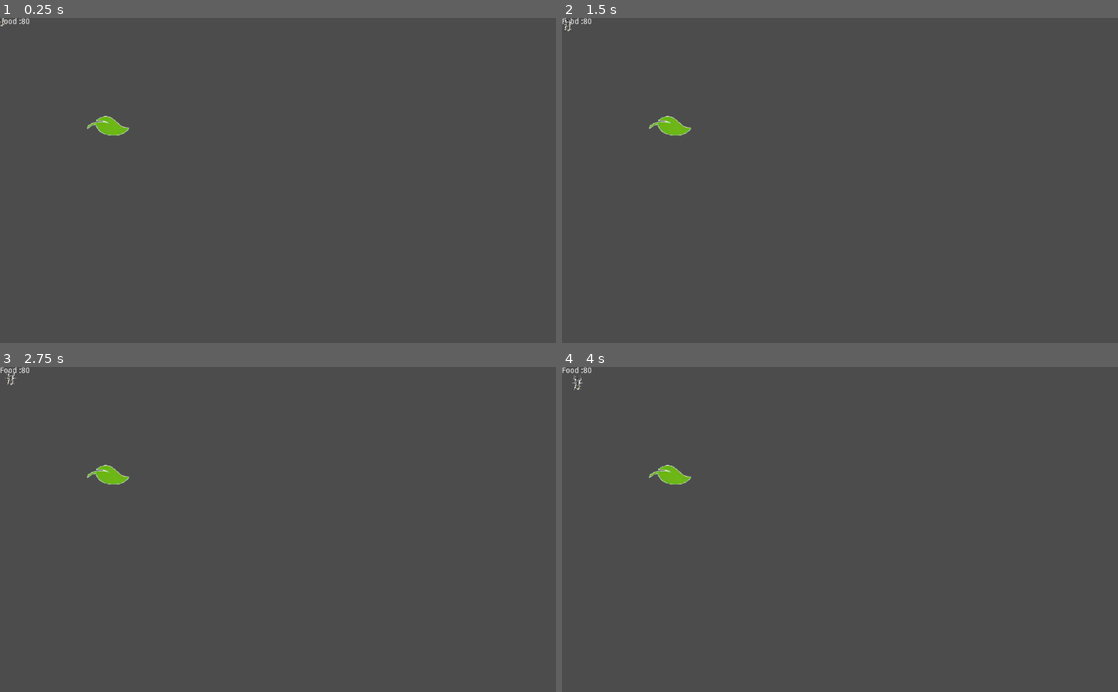
Above: before the commit, frames 1-4 (two rows, left to right).
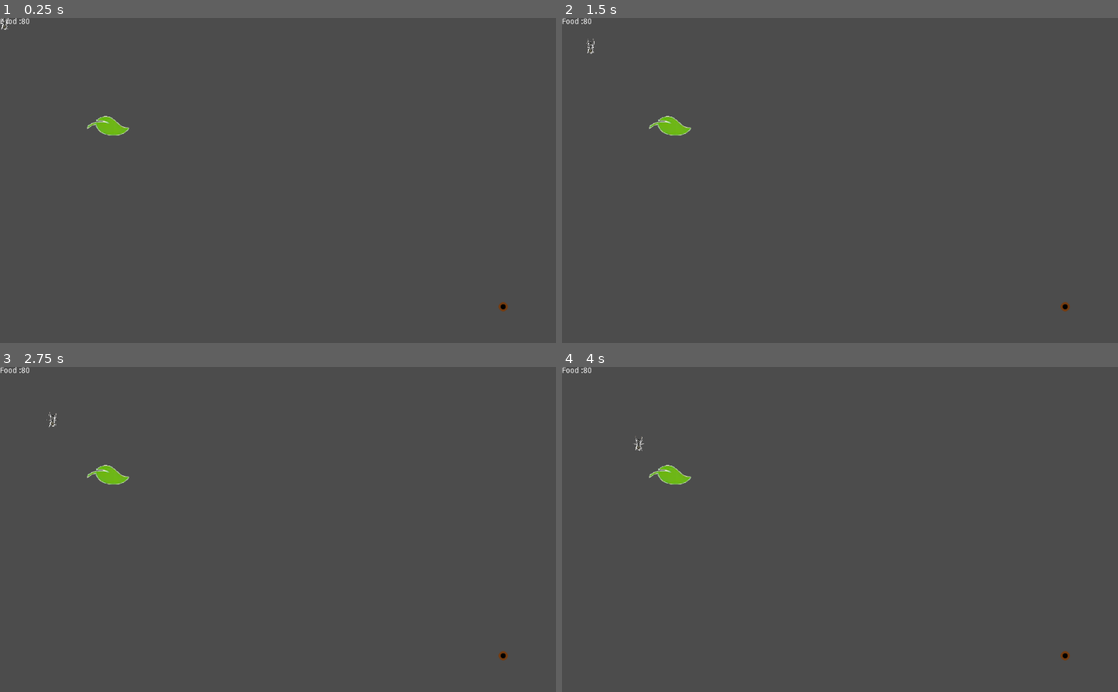
Above: after the commit, the same moments.

Repository: Otwald/ANT
Game: Godot game, scene res://Scenes/_Root.tscn
The game is run twice, just before and just after one commit, with the same random seed, the same clock (stepped at 60 frames per second) and the same inputs.
Inputs:
- Up to frame 1 (0.25 s): no input
- Up to frame 2 (1.5 s): tap Enter at 0.5 s
- Up to frame 3 (2.75 s): no input
- Up to frame 4 (4 s): tap Space at 2.75 s

The runs differ from the first frame. In frame 1, less than 0.1% of the frame differs, in the area x 0-92%, y 0-91%; in frame 2, 0.1%; in frame 3, 0.1%; in frame 4, 0.1%.

Commit message:
added that ants move to colony, add capacity to ressource of colony and then move back, loopsforever

Diff:
--- a/Scenes/_Root.tscn
+++ b/Scenes/_Root.tscn
@@ -1,22 +1,38 @@
-[gd_scene load_steps=6 format=2]
+[gd_scene load_steps=8 format=2]
 
 [ext_resource path="res://Scripts/_Root.gd" type="Script" id=1]
 [ext_resource path="res://Scenes/Hud.tscn" type="PackedScene" id=2]
 [ext_resource path="res://Scripts/Colony.gd" type="Script" id=3]
 [ext_resource path="res://Scenes/Root_Ant.tscn" type="PackedScene" id=4]
-[ext_resource path="res://Scenes/Food.tscn" type="PackedScene" id=5]
+[ext_resource path="res://Assets/colony.png" type="Texture" id=5]
+[ext_resource path="res://Scenes/Food.tscn" type="PackedScene" id=6]
+
+[sub_resource type="CircleShape2D" id=1]
+radius = 8.74235
 
 [node name="_Root" type="Node"]
 script = ExtResource( 1 )
 
 [node name="Hud_Root" parent="." instance=ExtResource( 2 )]
 
-[node name="Colony" type="Node" parent="."]
+[node name="Colony" type="Area2D" parent="."]
+position = Vector2( 927.001, 533.038 )
+scale = Vector2( 0.995116, 1 )
 script = ExtResource( 3 )
+__meta__ = {
+"_edit_group_": true
+}
 
 [node name="Ant" parent="Colony" instance=ExtResource( 4 )]
 
+[node name="CollisionShape2D" type="CollisionShape2D" parent="Colony"]
+shape = SubResource( 1 )
+
+[node name="Sprite" type="Sprite" parent="Colony"]
+position = Vector2( 0.263885, -0.461795 )
+texture = ExtResource( 5 )
+
 [node name="Ressources" type="Node" parent="."]
 
-[node name="Food" parent="Ressources" instance=ExtResource( 5 )]
+[node name="Food" parent="Ressources" instance=ExtResource( 6 )]
 pos = Vector2( 200, 200 )
--- a/Scripts/Colony.gd
+++ b/Scripts/Colony.gd
@@ -7,9 +7,19 @@
 export (Vector2) var orig_pos
 export (int) var food
 
+var objectType = 'colony'
+
 func _init():
     food = 100
+    self.connect('area_entered', self, 'updateColony')
 
 func food_update(change : float ):
     self.food = self.food + change
     emit_signal("update_food")
+
+
+func updateColony(body):
+    if body.objectType == 'ant':
+        body.carry = false
+        body.aim = null
+        food_update(body.capacity)
--- a/Scripts/Food.gd
+++ b/Scripts/Food.gd
@@ -11,8 +11,7 @@
     self.connect('area_entered', self, 'updateRessource')
 
 func updateRessource(body):
-    if body.carry == false:
-        food_level -= body.capacity
-        body.carry = true
-        print(body.carry)
-        print(food_level)
+    if body.objectType == 'ant':
+        if body.carry == false:
+            food_level -= body.capacity
+            body.carry = true
--- a/Scripts/Root_Ant.gd
+++ b/Scripts/Root_Ant.gd
@@ -4,6 +4,7 @@
 
 # signal area_entered(body)
 
+var aim = null
 var objectType = 'ant'
 var health
 var max_stam
@@ -19,11 +20,11 @@
     self.health = stats.health
     self.max_stam = stats.stam
     self.stam = stats.stam
-    self.home = colony.orig_pos
+    self.home = colony
     self.speed = stats.speed
     self.capacity = stats.capacity
     colony.food_update(-stats.cost)
-    self.connect('area_entered', self, "updateTest")
+    self.connect('area_entered', self, "updateAnt")
 
 
 func move(aim, delta):
@@ -42,11 +43,9 @@
     self.position += velocity * delta
 
 
-func updateTest(body):
+func updateAnt(body):
     print('oh no collision')
     if body.objectType == 'ant':
         print(body.health)
-    # carry = !carry
     if body.objectType == 'food':
-        print(body.food_level)
-    # $Hud_Root.get_node('Output').text = "Food :" + str($Colony.food)
+        aim = null
--- a/Scripts/Worker_Ant.gd
+++ b/Scripts/Worker_Ant.gd
@@ -1,11 +1,10 @@
 extends "Root_Ant.gd"
 
-var aim = null
 var stats = {
     'stam' : 100,
     'health': 50,
     'cost': 10,
-    'speed': 10,
+    'speed': 50,
     'capacity': 20
 }
 
@@ -14,6 +13,9 @@
 
 func _process(delta):
     if aim == null:
-        aim = ressources.get_node('Food')
+        if carry:
+            aim = home
+        else:
+            aim = ressources.get_node('Food')
     else:
         self.move(aim.position, delta)
Binary file added: Assets/colony.png
Not shown, added: Assets/colony.png.import
